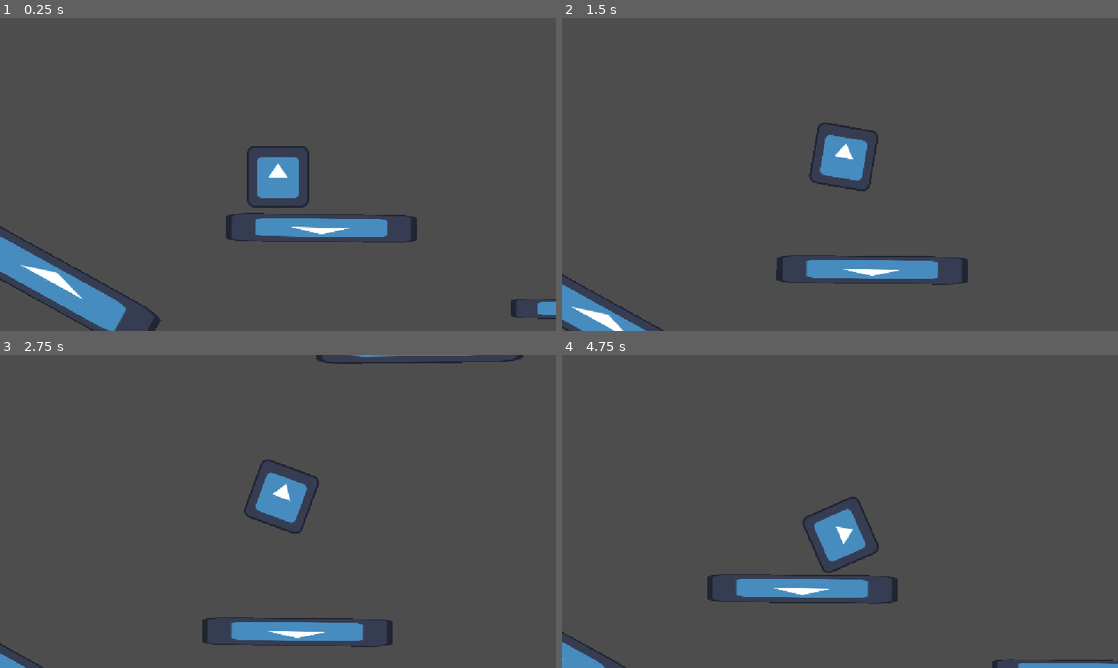
Above: before the commit, frames 1-4 (two rows, left to right).
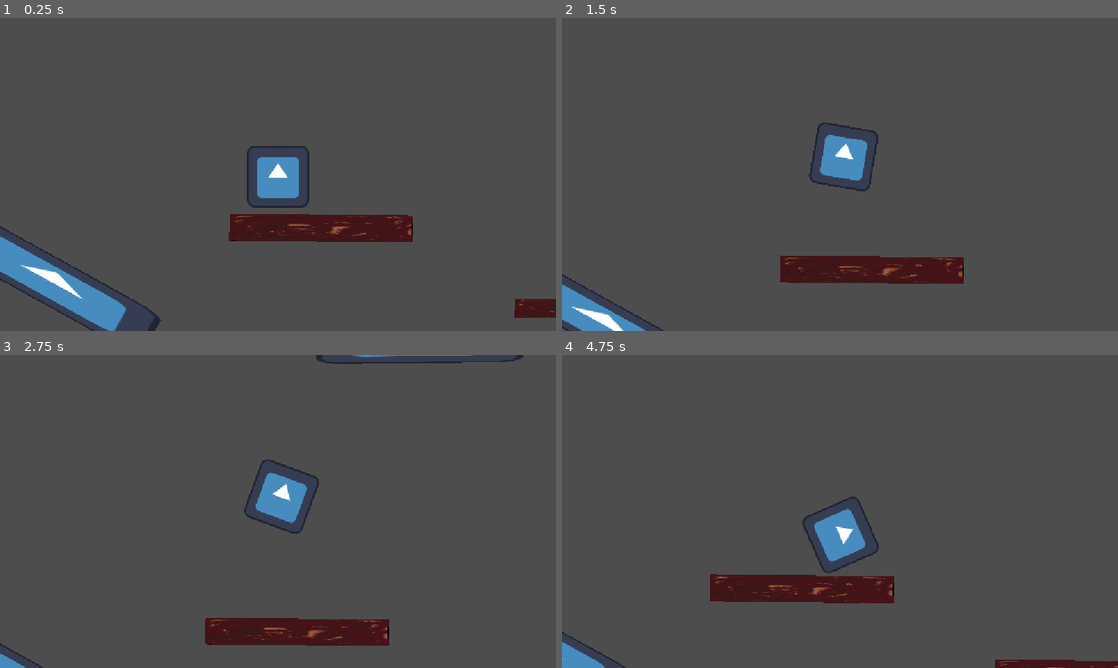
Above: after the commit, the same moments.

Repository: cyan-teal/hole-bounce
Game: Godot game, scene res://scenes/main.tscn
Two runs of this game, one before a commit and one after it. Both use one fixed random seed, a clock stepped at 60 frames per second and the inputs below. The engine's default icon, where the game draws it, is replaced by a stand-in: a white triangle on a blue panel in a dark square.
Inputs:
- Up to frame 1 (0.25 s): no input
- Up to frame 2 (1.5 s): hold Right (go_right) 0.53-1.28 s; hold Space (pass) 0.53-1.28 s; hold Left (go_left) from 1.28 s (still down); tap Space (pass) at 1.35 s
- Up to frame 3 (2.75 s): release Left (go_left) at 2.03 s; hold Right (go_right) from 2.03 s (still down); hold Space (pass) from 2.03 s (still down)
- Up to frame 4 (4.75 s): release Space (pass) at 2.78 s; tap Space (pass) at 2.85, 4.35 s; release Right (go_right) at 3.53 s; hold Space (pass) 3.53-4.28 s; hold Left (go_left) from 3.53 s (still down)

The runs differ from the first frame. In frame 1, 3.5% of the frame differs, in the area x 40-100%, y 62-97%; in frame 2, 3.0%; in frame 3, 3.0%; in frame 4, 3.7%, in the area x 26-100%, y 70-100%.

Commit message:
Add floor texture

Diff:
--- a/hole-bounce/scenes/object.tscn
+++ b/hole-bounce/scenes/object.tscn
@@ -1,12 +1,13 @@
 [gd_scene format=3 uid="uid://b2b1gi5tljg5o"]
 
-[ext_resource type="Texture2D" uid="uid://dsnqea3gxy4cj" path="res://resources/icon.svg" id="1_pkda2"]
+[ext_resource type="Texture2D" uid="uid://c7336yvlsukoa" path="res://resources/floor_texture.png" id="1_pkda2"]
 
 [sub_resource type="RectangleShape2D" id="RectangleShape2D_v1ltj"]
 
 [node name="Object" type="StaticBody2D" unique_id=1360642315]
 
 [node name="Sprite2D" type="Sprite2D" parent="." unique_id=1146441081]
+scale = Vector2(1.23, 1.23)
 texture = ExtResource("1_pkda2")
 
 [node name="CollisionShape2D" type="CollisionShape2D" parent="." unique_id=1823810791]
Binary file added: hole-bounce/resources/floor_texture.png
Not shown, added: hole-bounce/resources/floor_texture.png.import
